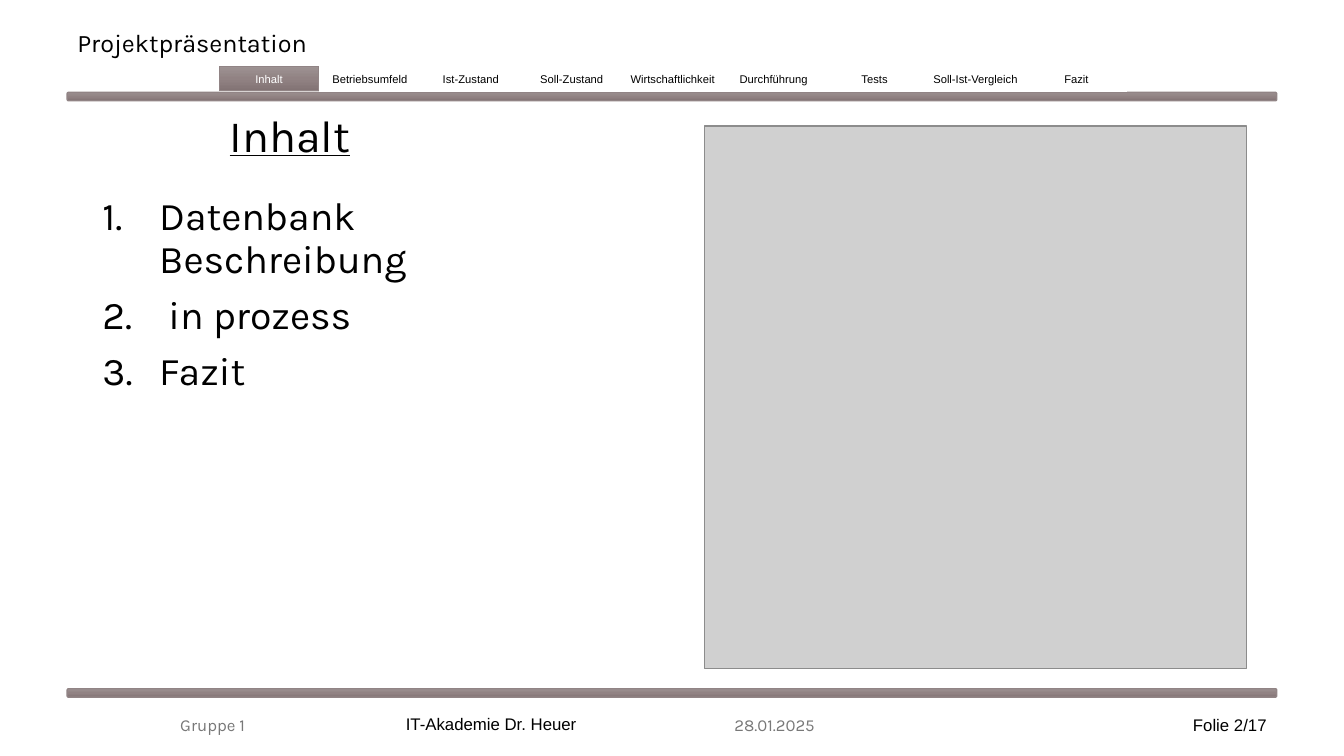
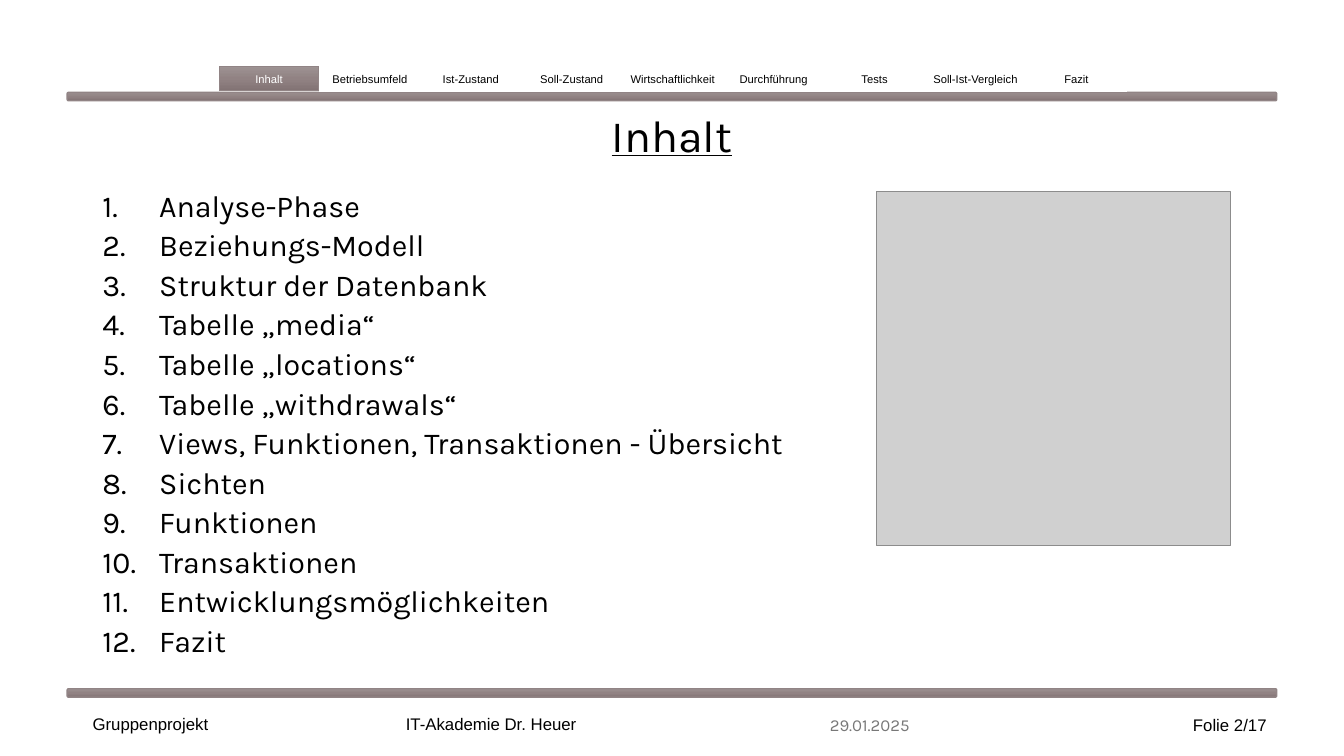
Before and after one commit to EkaterinaShmeleva/MediaManagementSystem, a slide deck: slide 2 of Medienverwaltungsdatenbank Gruppe1.pptx. Drawn at 1344x756 pixels with LibreOffice and Linux fonts; fonts in the diff are those of the drawing; grey boxes stand for pictures. Boxes give left, top, right and bottom in pixels: in the first picture for what was removed or moved away, otherwise in the second. Text is boxed around its words. In the diff, an @@ line names an element or a change of style, - is before the commit and + after.

Commit message:
Präsentation Inhalt aufgebaut

```diff
--- a/Medienverwaltungsdatenbank Gruppe1.pptx
+++ b/Medienverwaltungsdatenbank Gruppe1.pptx
@@ title removed at (77,34,307,58) @@
-Projektpräsentation
@@ text "Inhalt": place and size @@
-text "Inhalt" at (230,121,351,156)
+text "Inhalt" at (612,121,733,156)
@@ text "Inhalt" at (612,121,733,156): alignment left to centre @@
@@ text at (159,196,783,620): text changed; size 28 to 21.7 pt @@
-1. Datenbank Beschreibung
-2. in prozess
+1. Analyse-Phase
+2. Beziehungs-Modell
+3. Struktur der Datenbank
+4. Tabelle „media“
+5. Tabelle „locations“
+6. Tabelle „withdrawals“
+7. Views, Funktionen, Transaktionen - Übersicht
+8. Sichten
+9. Funktionen
+10. Transaktionen
+11. Entwicklungsmöglichkeiten
@@ picture: place and size @@
-picture at (705,126,1247,668)
+picture at (877,192,1231,545)
@@ text at (159,631,226,653): size 28 to 21.7 pt in "Fazit"; line spacing 0.9 to 0.7 @@
@@ text at (93,718,209,734): text changed; font Karla to Arial; text colour #797979 to #000000 @@
-Gruppe 1
+Gruppenprojekt
@@ text at (830,720,910,731): text changed @@
-28.01.2025
+29.01.2025
```
Also in this commit, not shown: 12 other slides changed, 1 slide added, 1 slide removed, 1 other file.
